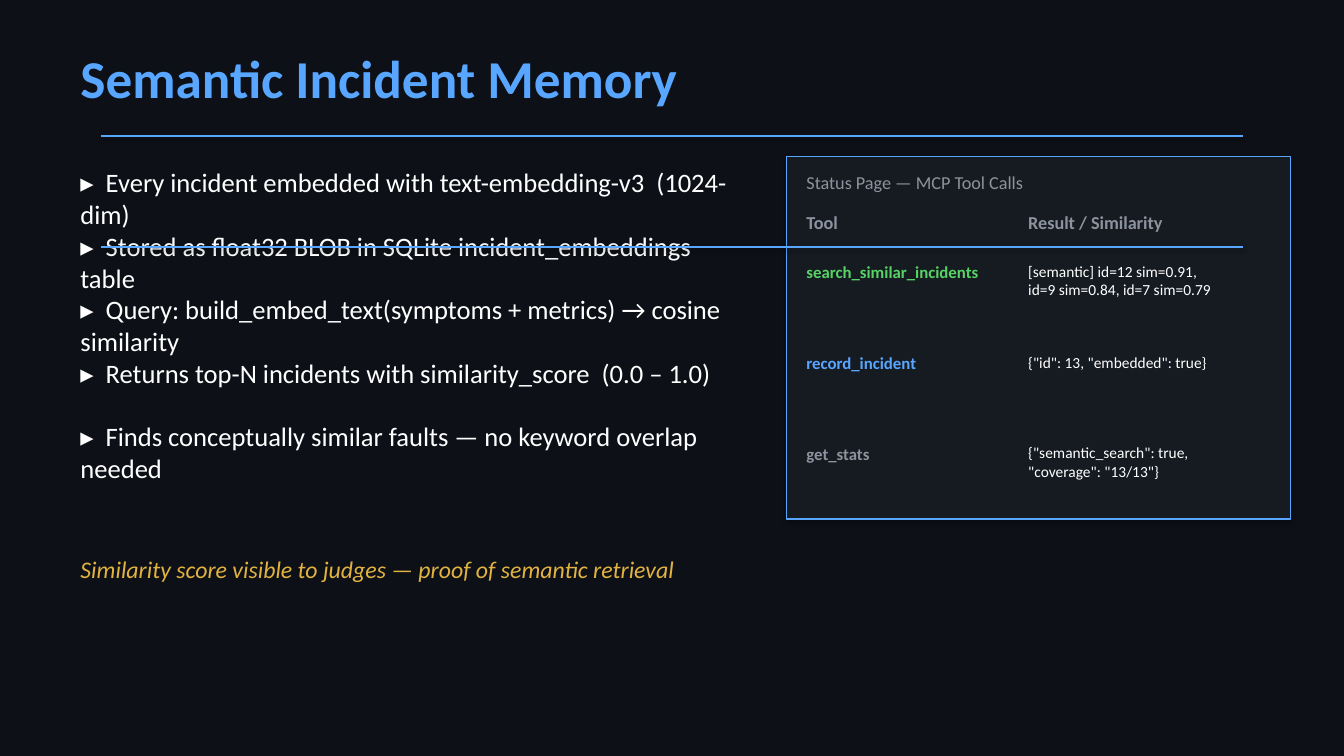
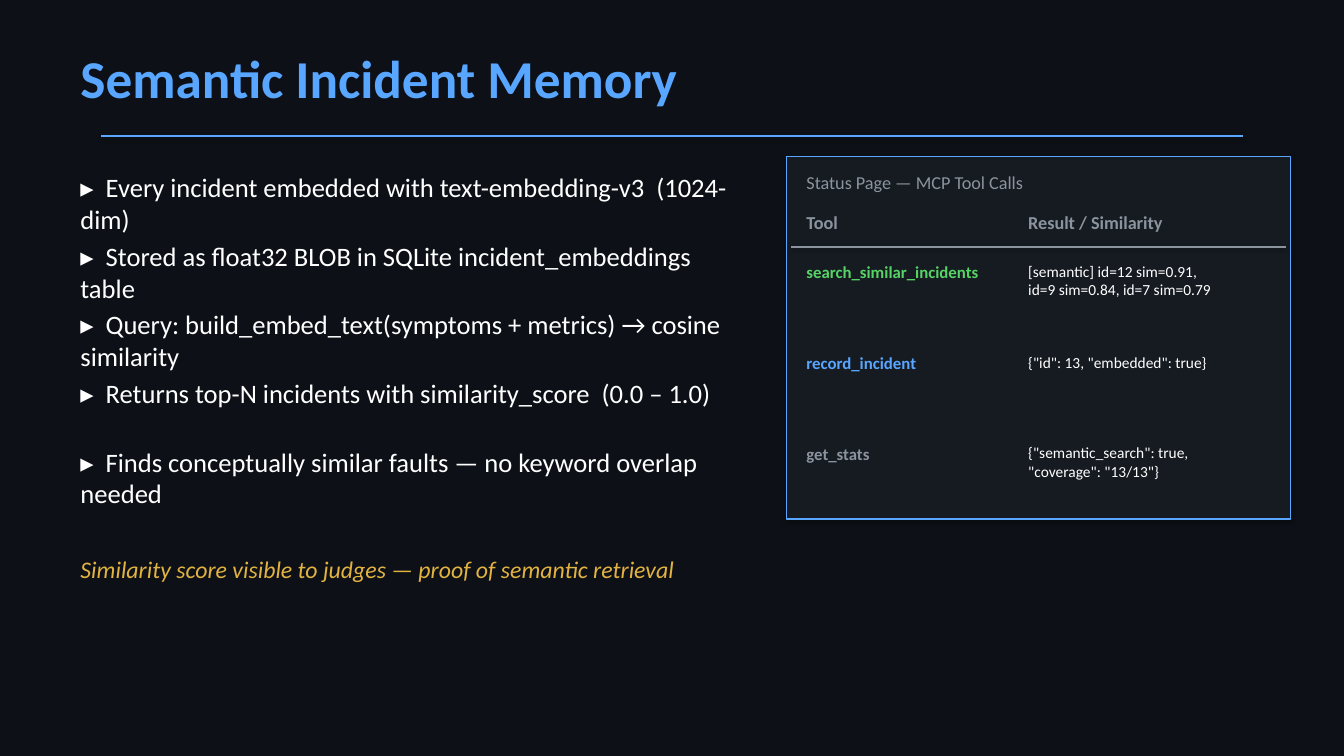
Before and after one commit to sany1810-dotcom/ops-sentinel, a slide deck: slide 6 of docs/Ops-Sentinel.pptx. Drawn at 1344x756 pixels with LibreOffice and Linux fonts; fonts in the diff are those of the drawing. Boxes give left, top, right and bottom in pixels: in the first picture for what was removed or moved away, otherwise in the second. Text is boxed around its words. In the diff, an @@ line names an element or a change of style, - is before the commit and + after.

```diff
--- a/docs/Ops-Sentinel.pptx
+++ b/docs/Ops-Sentinel.pptx
@@ text "▸ Every incident embedded with ...": place and size @@
-text "▸ Every incident embedded with ..." at [80, 172, 726, 228]
+text "▸ Every incident embedded with ..." at [80, 177, 726, 233]
@@ text "▸ Stored as float32 BLOB ...": place and size @@
-text "▸ Stored as float32 BLOB ..." at [80, 237, 691, 289]
+text "▸ Stored as float32 BLOB ..." at [80, 247, 691, 299]
@@ line moved from (101, 247) - (1243, 247) to (791, 247) - (1286, 247) @@
@@ line (791, 247) - (1286, 247): stroke #58A6FF 1.5 pt to #8B949E 1 pt @@
@@ text "▸ Query: build_embed_text(symptoms + metrics) ...": place and size @@
-text "▸ Query: build_embed_text(symptoms + metrics) ..." at [80, 299, 721, 356]
+text "▸ Query: build_embed_text(symptoms + metrics) ..." at [80, 314, 721, 371]
@@ text "▸ Returns top-N incidents with ...": place and size @@
-text "▸ Returns top-N incidents with ..." at [106, 363, 711, 388]
+text "▸ Returns top-N incidents with ..." at [106, 383, 711, 408]
@@ text "▸ Finds conceptually similar faults ...": place and size @@
-text "▸ Finds conceptually similar faults ..." at [80, 427, 697, 478]
+text "▸ Finds conceptually similar faults ..." at [80, 453, 697, 503]
```
Also in this commit, not shown: 1 other slide changed, 1 other file.
